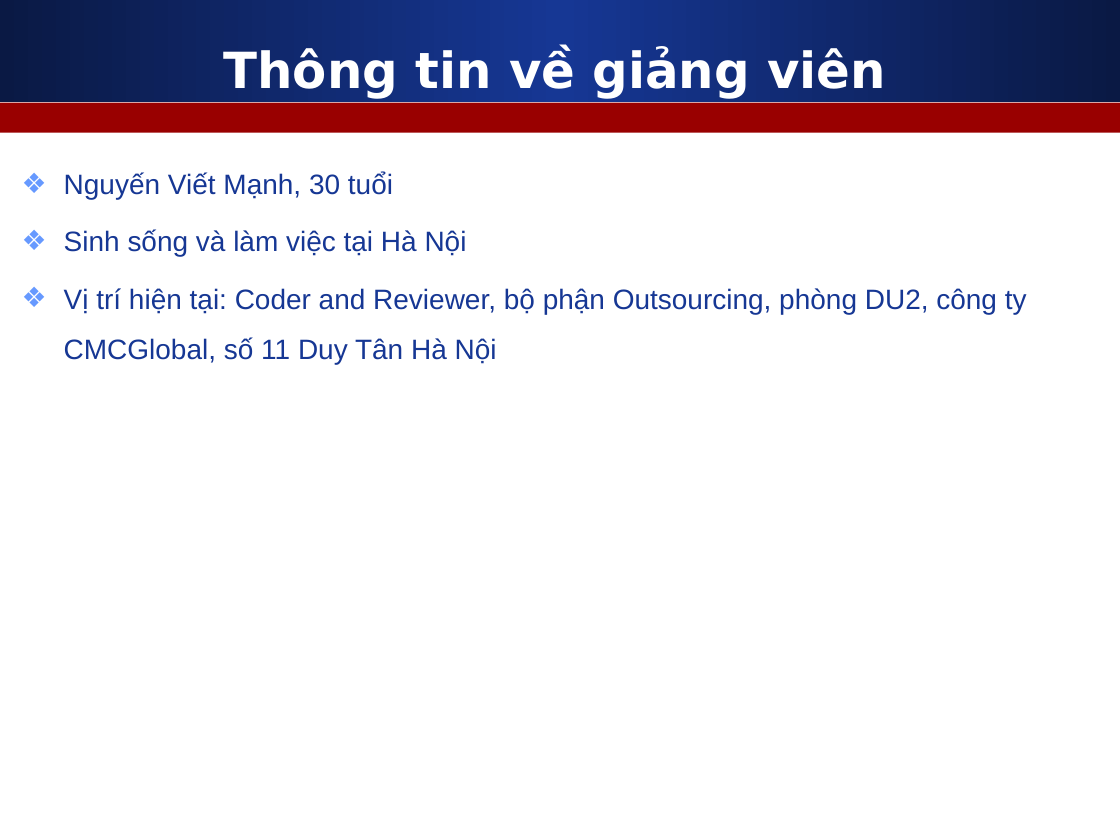
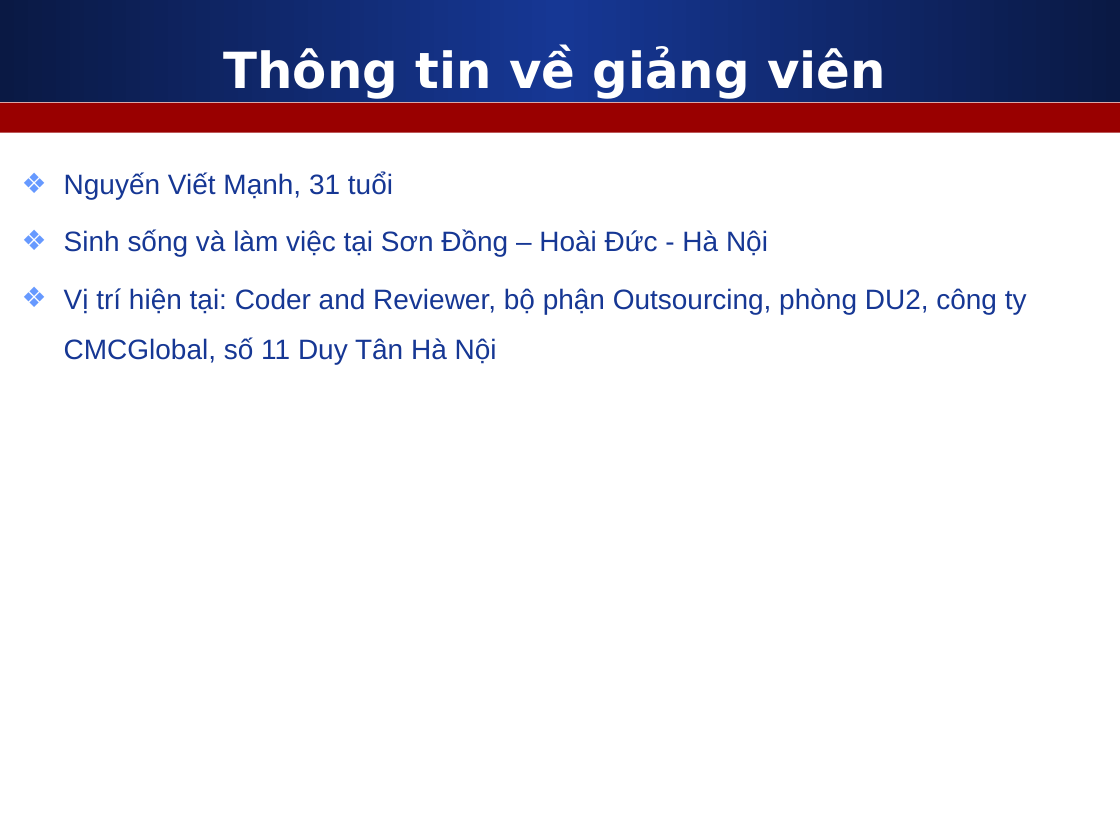
Before and after one commit to nguyenvietmanhit/PHP0721E_HDT, a slide deck: slide 3 of Day01_Software_Setup_And_Git_And_HTML/Slides/1_Gioi_thieu_khoa_hoc.ppt. Drawn at 1120x840 pixels with LibreOffice and Linux fonts; fonts in the diff are those of the drawing. Boxes give left, top, right and bottom in pixels: in the first picture for what was removed or moved away, otherwise in the second. Text is boxed around its words. In the diff, an @@ line names an element or a change of style, - is before the commit and + after.

```diff
--- a/Day01_Software_Setup_And_Git_And_HTML/Slides/1_Gioi_thieu_khoa_hoc.ppt
+++ b/Day01_Software_Setup_And_Git_And_HTML/Slides/1_Gioi_thieu_khoa_hoc.ppt
@@ text at (64, 172, 768, 257): text changed @@
-❖ Nguyến Viết Mạnh, 30 tuổi
-❖ Sinh sống và làm việc tại Hà Nội
+❖ Nguyến Viết Mạnh, 31 tuổi
+❖ Sinh sống và làm việc tại Sơn Đồng – Hoài Đức - Hà Nội
```
Also in this commit, not shown: 3 other slides changed, 1 other file.
